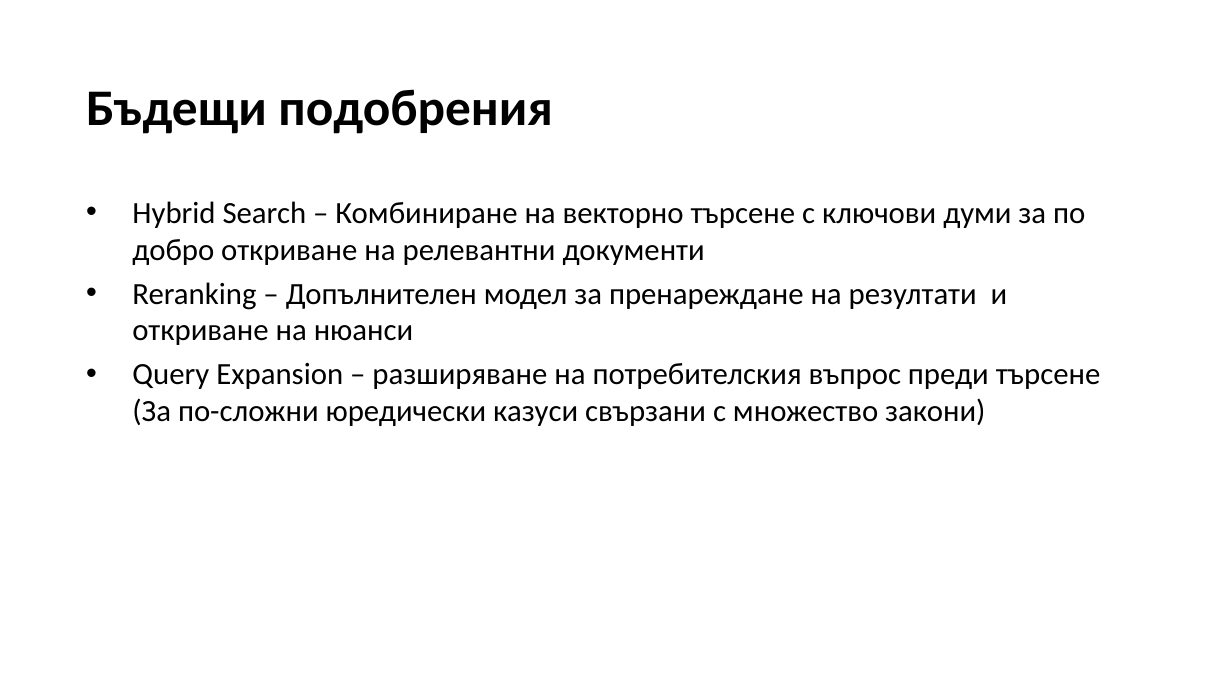
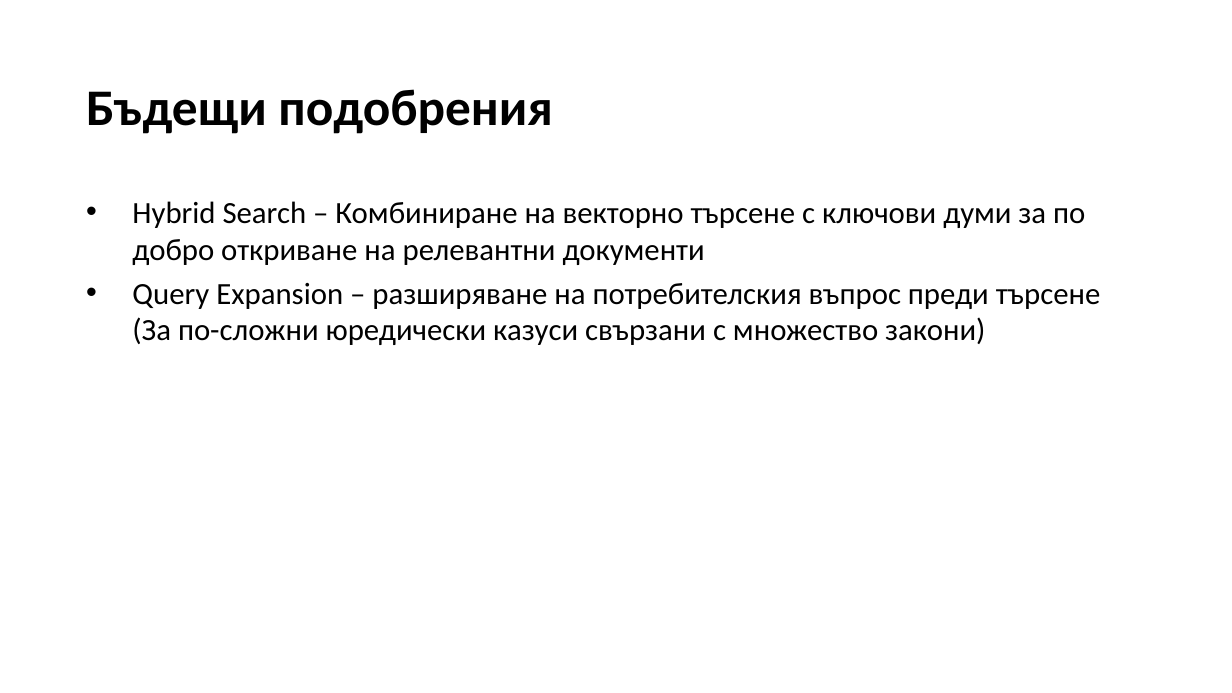
Before and after one commit to LLM-Project-2026/tax_and_accounting_law_RAG, a slide deck: slide 15 of stage_1_presentation_v2.pptx (slide 10 before the commit). Drawn at 1232x693 pixels with LibreOffice and Linux fonts; fonts in the diff are those of the drawing. Boxes give left, top, right and bottom in pixels: in the first picture for what was removed or moved away, otherwise in the second. Text is boxed around its words. In the diff, an @@ line names an element or a change of style, - is before the commit and + after.

Commit message:
presentation changes

```diff
--- a/stage_1_presentation_v2.pptx
+++ b/stage_1_presentation_v2.pptx
@@ text at bbox=[132, 282, 1008, 345]: paragraph removed @@
-• Reranking – Допълнителен модел за пренареждане на резултати и откриване на нюанси
```
Also in this commit, not shown: 1 other slide changed, 5 slides added.
